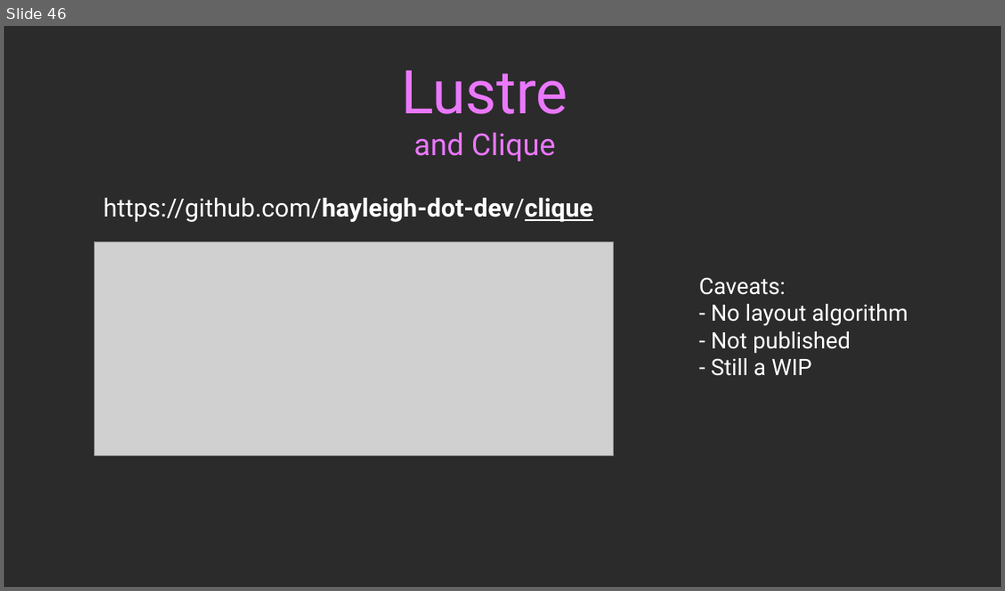
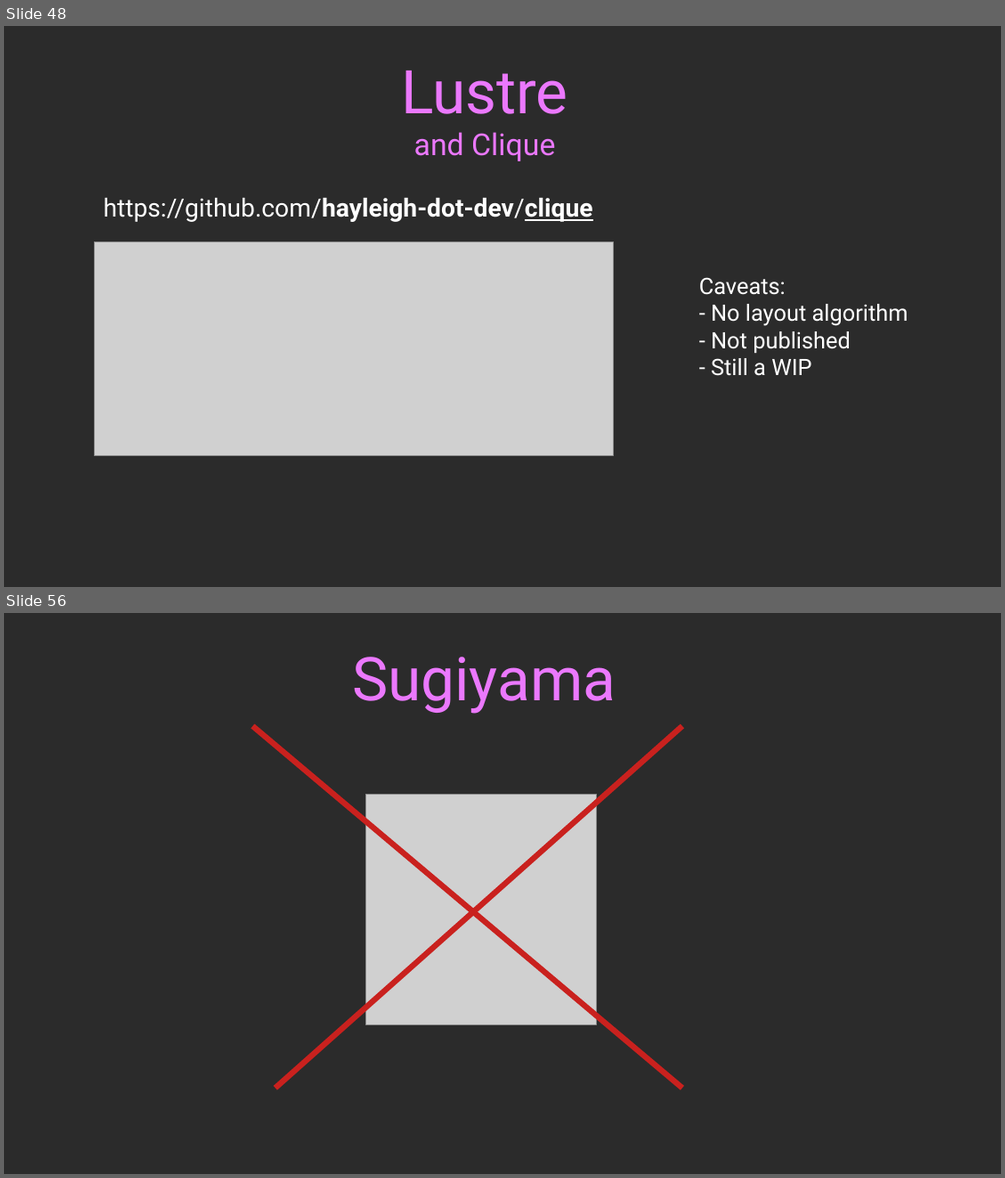
Before and after one commit to guillheu/Presentations, a slide deck: 2026/Code Beam Europe/Asterism.odp. Shown one above the other, each under a label of ours: slide 46 before the commit, slides 48 and 56 after it; the slides between them are not shown. The pictures are 1005x591 and 1005x1178 pixels, drawn with LibreOffice and Linux fonts; fonts in the diff are those of the drawing; grey boxes stand for pictures; background and template pictures are left out; a plain dark background stands for a picture behind light text. Boxes give left, top, right and bottom in pixels: in the first picture for what was removed or moved away, otherwise in the second. Text is boxed around its words. In the diff, an @@ line names an element or a change of style, - is before the commit and + after.

```diff
--- a/2026/Code Beam Europe/Asterism.odp
+++ b/2026/Code Beam Europe/Asterism.odp
@@ slide 56 added at [4,613,1001,1174], background picture (left out) @@
@@ text added at [352,657,615,714], 48 pt, text #EB78FD @@
+Sugiyama
@@ line added from (252, 726) to (682, 1088), #C9211E 4.51 pt @@
@@ line added from (275, 1088) to (682, 726), #C9211E 4.51 pt @@
@@ picture added at [366,794,597,1024] @@
@@ what was slide 46 is now slide 48 @@
```
Also in this commit, not shown: 1 slide changed, 11 other slides added.
